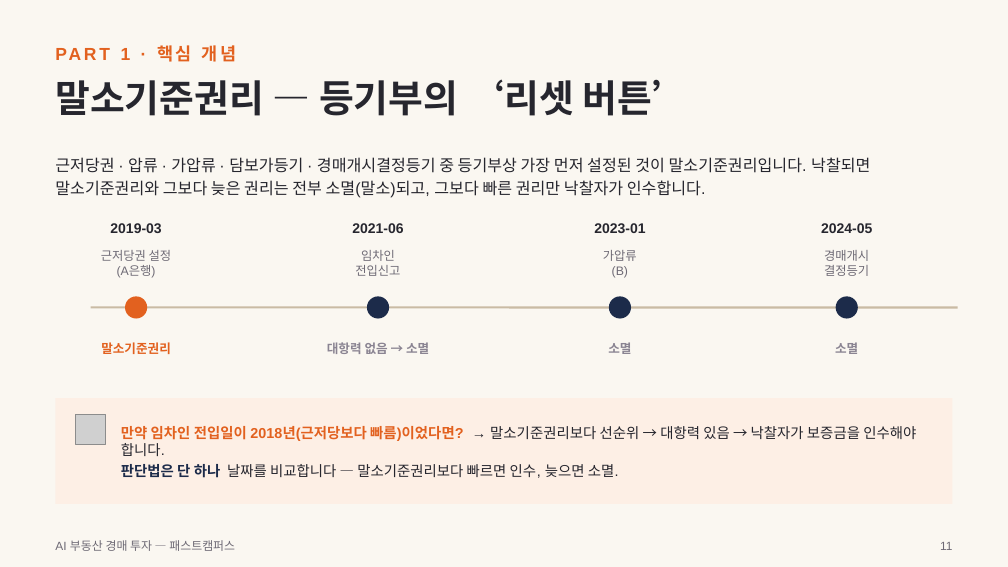
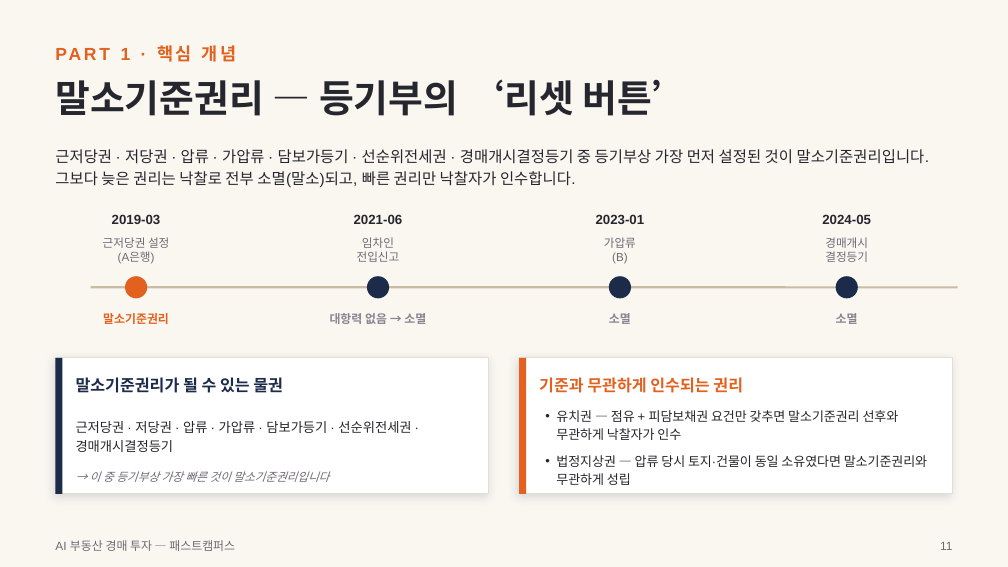
Before and after one commit to earthskyisbig/auction-crwal0629, a slide deck: slide 11 of docs/slides/AI부동산경매투자_강의슬라이드.pptx. Drawn at 1008x567 pixels with LibreOffice and Linux fonts; fonts in the diff are those of the drawing; grey boxes stand for pictures. Boxes give left, top, right and bottom in pixels: in the first picture for what was removed or moved away, otherwise in the second. Text is boxed around its words. In the diff, an @@ line names an element or a change of style, - is before the commit and + after.

```diff
--- a/docs/slides/AI부동산경매투자_강의슬라이드.pptx
+++ b/docs/slides/AI부동산경매투자_강의슬라이드.pptx
@@ text at [55, 149, 930, 187]: text changed; size 11.5 to 11 pt @@
-근저당권 · 압류 · 가압류 · 담보가등기 · 경매개시결정등기 중 등기부상 가장 먼저 설정된 것이 말소기준권리입니다. 낙찰되면 말소기준권리와 그보다 늦은 권리는 전부 소멸(말소)되고, 그보다 빠른 권리만 낙찰자가 인수합니다.
+근저당권 · 저당권 · 압류 · 가압류 · 담보가등기 · 선순위전세권 · 경매개시결정등기 중 등기부상 가장 먼저 설정된 것이 말소기준권리입니다. 그보다 늦은 권리는 낙찰로 전부 소멸(말소)되고, 빠른 권리만 낙찰자가 인수합니다.
@@ 4 texts: place and size @@
-4 texts at [110, 223, 872, 233]
+4 texts at [112, 214, 871, 224]
@@ size 10 to 9.5 pt in 4 elements at [112, 214, 161, 224], [354, 214, 403, 224], [596, 214, 645, 224], [822, 214, 871, 224] @@
@@ text "근저당권 설정": place and size @@
-text "근저당권 설정" at [101, 250, 172, 278]
+text "근저당권 설정" at [103, 237, 169, 264]
@@ text "임차인": place and size @@
-text "임차인" at [355, 250, 400, 276]
+text "임차인" at [357, 237, 400, 262]
@@ size 8.8 to 8.3 pt in 4 elements at [103, 237, 169, 264], [357, 237, 400, 262], [825, 237, 868, 262], [604, 237, 636, 264] @@
@@ text "가압류": place and size @@
-text "가압류" at [603, 250, 637, 278]
+text "가압류" at [604, 237, 636, 264]
@@ text "경매개시": place and size @@
-text "경매개시" at [824, 250, 869, 276]
+text "경매개시" at [825, 237, 868, 262]
@@ 4 ellipses, 1 line: place and size @@
-4 ellipses, 1 line at [91, 296, 958, 319]
+4 ellipses, 1 line at [91, 276, 958, 298]
@@ text "말소기준권리": place and size @@
-text "말소기준권리" at [101, 342, 171, 354]
+text "말소기준권리" at [103, 313, 169, 324]
@@ text "대항력 없음 → 소멸": place and size @@
-text "대항력 없음 → 소멸" at [327, 342, 429, 354]
+text "대항력 없음 → 소멸" at [330, 313, 426, 324]
@@ text "소멸": place and size @@
-text "소멸" at [608, 342, 631, 354]
+text "소멸" at [609, 313, 631, 324]
@@ size 9 to 8.5 pt; line spacing 1.05 to 1 in 4 elements at [103, 313, 169, 324], [330, 313, 426, 324], [609, 313, 631, 324], [836, 313, 858, 324] @@
@@ text "소멸": place and size @@
-text "소멸" at [835, 342, 858, 354]
+text "소멸" at [836, 313, 858, 324]
@@ rectangle added at [55, 358, 489, 494], fill #FFFFFF, outline #E5DDD0 0.75 pt @@
@@ rectangle added at [55, 358, 62, 494], fill #1C2B4A @@
@@ rectangle added at [519, 358, 953, 494], fill #FFFFFF, outline #E5DDD0 0.75 pt @@
@@ rectangle added at [519, 358, 526, 494], fill #E2611F @@
@@ text added at [76, 377, 283, 393], 11.5 pt, text #1C2B4A, bold @@
+말소기준권리가 될 수 있는 물권
@@ text added at [539, 377, 743, 393], 11.5 pt, text #E2611F, bold @@
+기준과 무관하게 인수되는 권리
@@ rectangle removed at [55, 398, 953, 504] @@
@@ picture removed at [76, 414, 106, 445] @@
@@ text added at [556, 410, 927, 485], 9.3 pt, text #26262E @@
+• 유치권 — 점유 + 피담보채권 요건만 갖추면 말소기준권리 선후와 무관하게 낙찰자가 인수
+• 법정지상권 — 압류 당시 토지·건물이 동일 소유였다면 말소기준권리와 무관하게 성립
@@ text added at [76, 421, 411, 452], 9.5 pt, text #26262E @@
+근저당권 · 저당권 · 압류 · 가압류 · 담보가등기 · 선순위전세권 · 경매개시결정등기
@@ text removed at [121, 426, 916, 478] @@
-만약 임차인 전입일이 2018년(근저당보다 빠름)이었다면? → 말소기준권리보다 선순위 → 대항력 있음 → 낙찰자가 보증금을 인수해야 합니다.
-판단법은 단 하나 날짜를 비교합니다 — 말소기준권리보다 빠르면 인수, 늦으면 소멸.
@@ text added at [90, 471, 329, 482], 8.3 pt, text #6E6A75, italic @@
+→ 이 중 등기부상 가장 빠른 것이 말소기준권리입니다
```
Also in this commit, not shown: 2 other slides changed, 1 other file.
